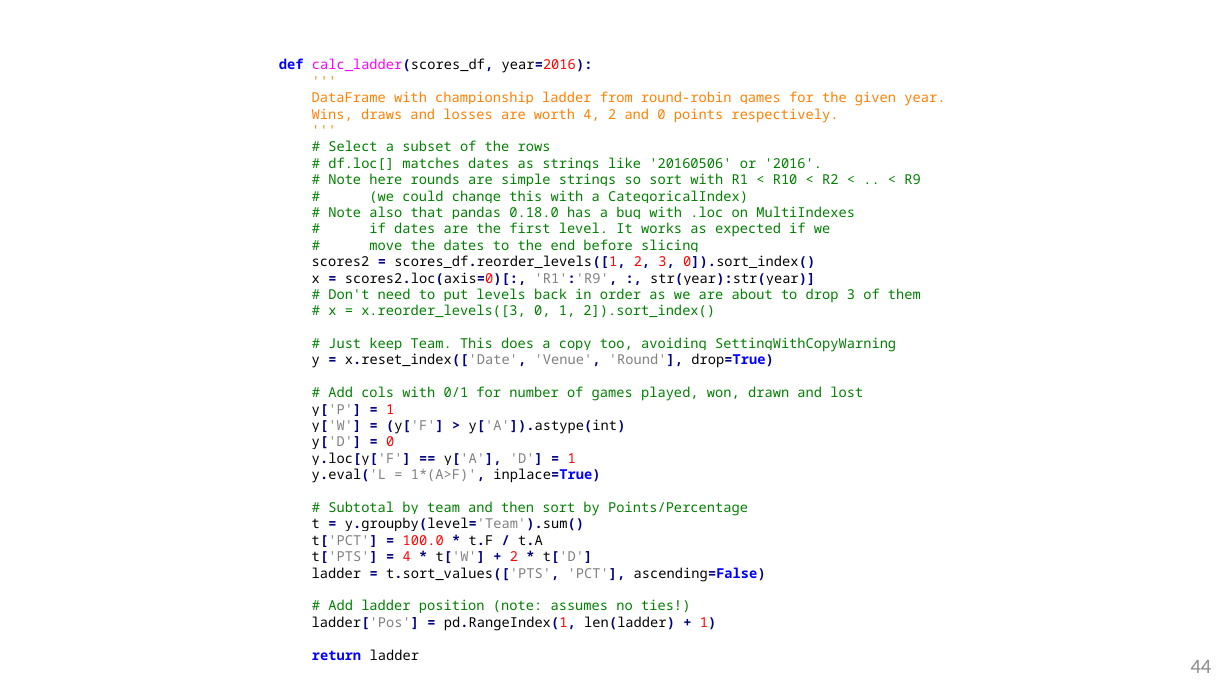
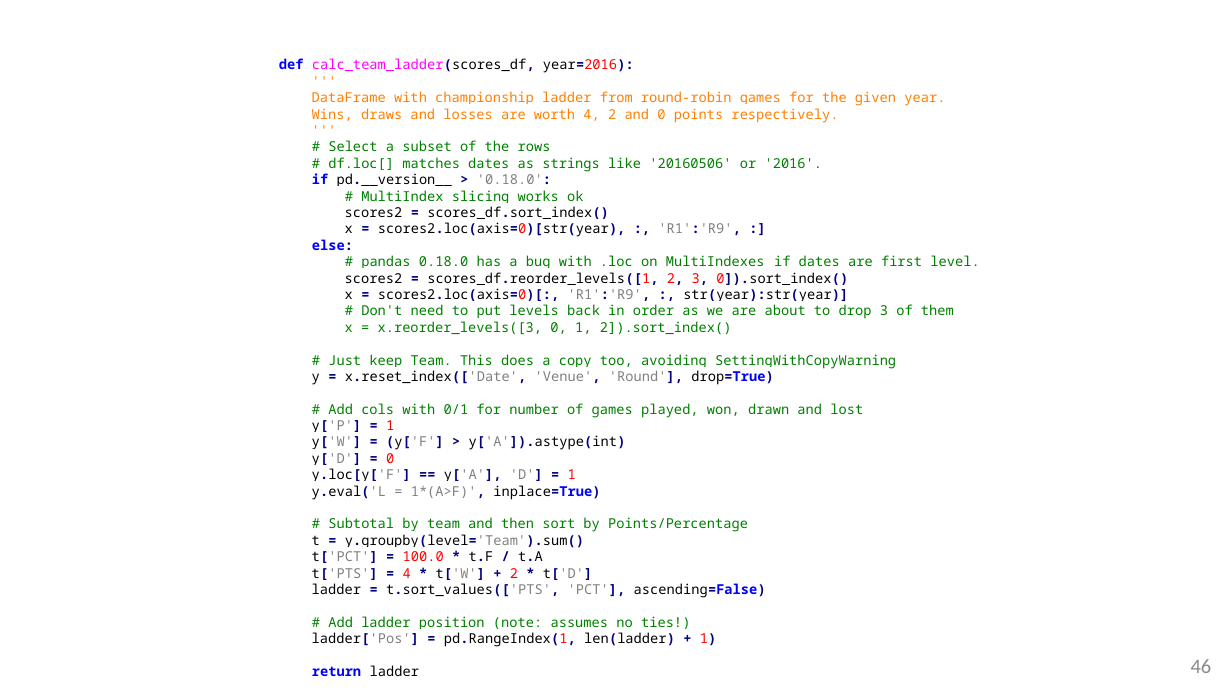
Before and after one commit to stevesimmons/PyDataDC2016-PandasFromTheInside, a slide deck: slide 47 of pfi.pptx (slide 45 before the commit). Drawn at 1232x693 pixels with LibreOffice and Linux fonts; fonts in the diff are those of the drawing. Boxes give left, top, right and bottom in pixels: in the first picture for what was removed or moved away, otherwise in the second. Text is boxed around its words. In the diff, an @@ line names an element or a change of style, - is before the commit and + after.

```diff
--- a/pfi.pptx
+++ b/pfi.pptx
@@ text at bbox=[279, 58, 634, 73]: text changed; text colour #000000 to #FF00FF @@
-def calc_ladder(scores_df, year=2016):
+def calc_team_ladder(scores_df, year=2016):
@@ text at bbox=[312, 173, 979, 268]: text changed @@
-# Note here rounds are simple strings so sort with R1 < R10 < R2 < .. < R9
-# (we could change this with a CategoricalIndex)
-# Note also that pandas 0.18.0 has a bug with .loc on MultiIndexes
-# if dates are the first level. It works as expected if we
-# move the dates to the end before slicing
+if pd.__version__ > '0.18.0':
+# MultiIndex slicing works ok
+scores2 = scores_df.sort_index()
+x = scores2.loc(axis=0)[str(year), :, 'R1':'R9', :]
+else:
+# pandas 0.18.0 has a bug with .loc on MultiIndexes if dates are first level.
@@ text at bbox=[345, 321, 732, 335]: text changed @@
-# x = x.reorder_levels([3, 0, 1, 2]).sort_index()
+x = x.reorder_levels([3, 0, 1, 2]).sort_index()
@@ page number at bbox=[1191, 659, 1212, 673]: text changed @@
-44
+46
```
Also in this commit, not shown: 8 other slides changed, 2 slides added, 1 other file.
